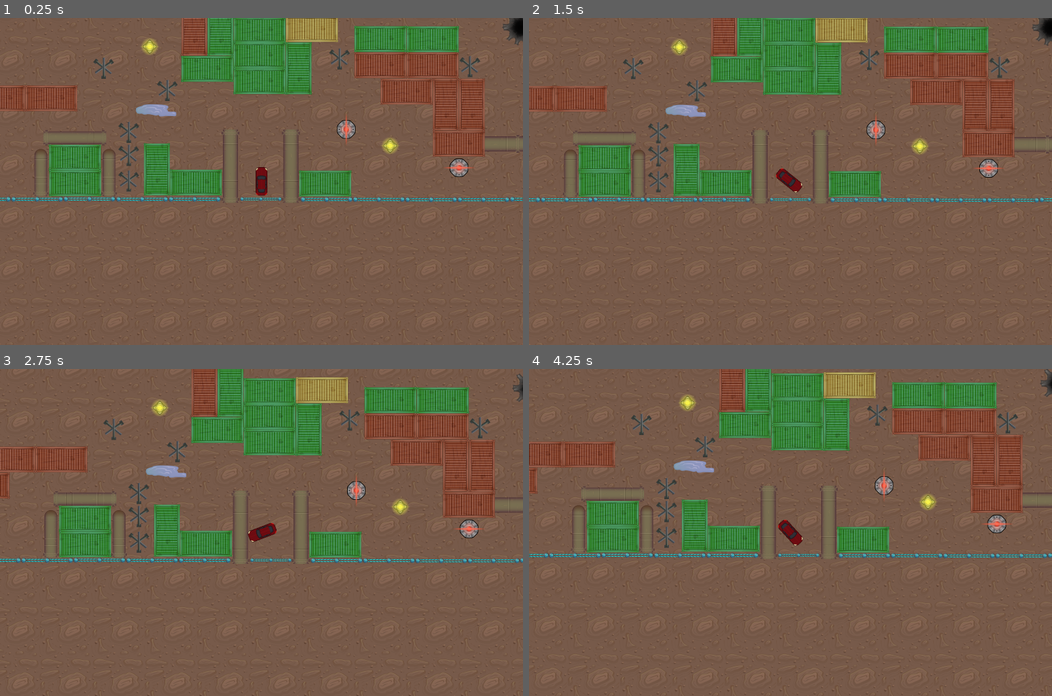
Above: before the commit, frames 1-4 (two rows, left to right).
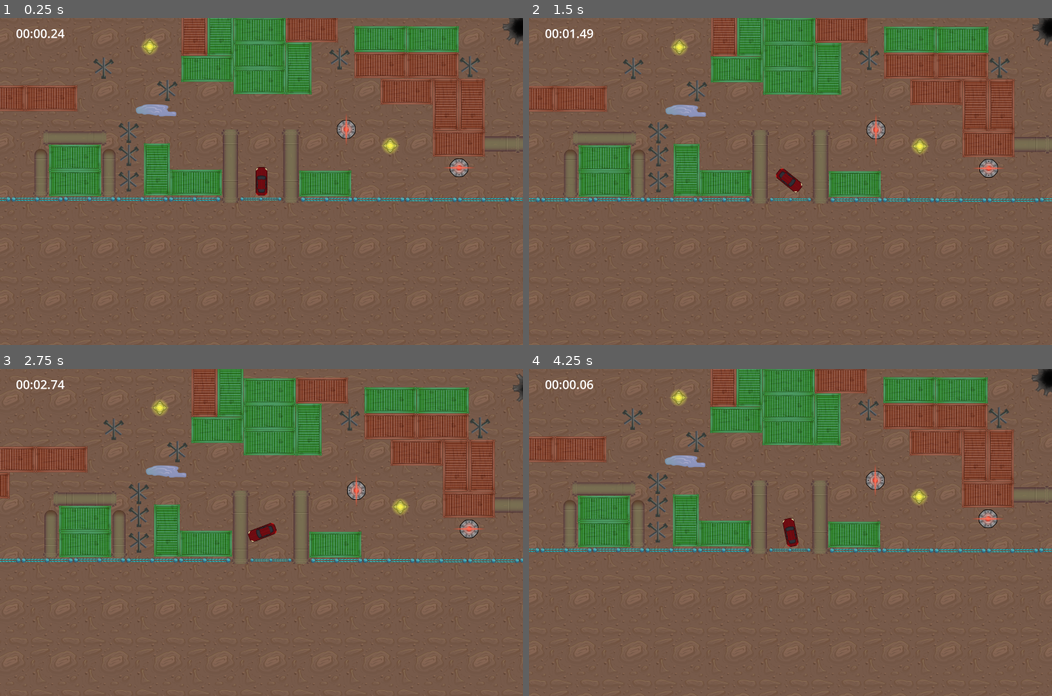
Above: after the commit, the same moments.

Repository: Lennartluber/DriveDeliver
Game: Godot game, scene res://scenes/TestWorld.tscn
The game is run twice, just before and just after one commit, with the same random seed, the same clock (stepped at 60 frames per second) and the same inputs.
Inputs:
- Up to frame 1 (0.25 s): no input
- Up to frame 2 (1.5 s): hold D (right) 0.53-1.28 s; tap Space (ui_select) at 0.77 s; hold S (down) from 1.28 s (still down)
- Up to frame 3 (2.75 s): tap Space (ui_select) at 1.52 s; release S (down) at 2.03 s; hold D (right) from 2.03 s (still down)
- Up to frame 4 (4.25 s): release D (right) at 2.78 s; hold W (up) 2.78-3.53 s; tap Space (ui_select) at 3.02, 3.77 s; hold A (left) from 3.53 s (still down); tap R (restart, bound only after the commit) at 4.15 s

The runs differ from the first frame. In frame 1, 1.0% of the frame differs, in the area x 0-100%, y 0-98%; in frame 2, 1.1%; in frame 3, 1.1%; in frame 4, 19%, in the area x 0-100%, y 0-100%.

Commit message:
I have added a timer

Diff:
--- a/np_ccar_2.tscn
+++ b/np_ccar_2.tscn
@@ -4,10 +4,10 @@
 [ext_resource type="Texture2D" uid="uid://bvco2e0ny7xn6" path="res://2D TOP DOWN PIXEL CARS/Truck/truck_cream.png" id="2_rb4ot"]
 
 [sub_resource type="RectangleShape2D" id="RectangleShape2D_nk0an"]
-size = Vector2(29, 74)
+size = Vector2(32, 78)
 
 [sub_resource type="RectangleShape2D" id="RectangleShape2D_4xjwi"]
-size = Vector2(34, 78)
+size = Vector2(27, 72)
 
 [node name="NPCcar2" type="CharacterBody2D"]
 script = ExtResource("1_gb30x")
@@ -19,9 +19,8 @@
 texture = ExtResource("2_rb4ot")
 
 [node name="CollisionShape2D" type="CollisionShape2D" parent="Area2D"]
-position = Vector2(-0.5, 0)
 shape = SubResource("RectangleShape2D_nk0an")
 
 [node name="CollisionShape2D" type="CollisionShape2D" parent="."]
-position = Vector2(0, 1)
+position = Vector2(-0.5, 0)
 shape = SubResource("RectangleShape2D_4xjwi")
--- a/project.godot
+++ b/project.godot
@@ -46,6 +46,11 @@
 "events": [Object(InputEventKey,"resource_local_to_scene":false,"resource_name":"","device":-1,"window_id":0,"alt_press …(192 unchanged characters)…
 ]
 }
+restart={
+"deadzone": 0.2,
+"events": [Object(InputEventKey,"resource_local_to_scene":false,"resource_name":"","device":-1,"window_id":0,"alt_pressed":false,"shift_pressed":false,"ctrl_pressed":false,"meta_pressed":false,"pressed":false,"keycode":0,"physical_keycode":82,"key_label":0,"unicode":114,"location":0,"echo":false,"script":null)
+]
+}
 
 [physics]
 
--- /dev/null
+++ b/scenes/LevelManager.gd
@@ -0,0 +1,36 @@
+extends Node2D
+
+# Timer variables
+var time_elapsed = 0.0
+var timer_running = true
+
+# Reference to the UI label to display the timer
+@onready var timer_label = %TimerLabel  # Add a Label node in your scene and name it TimerLabel
+@onready var finish_area = $FinishArea   # Reference to your Area2D node for the finish line
+
+func _ready():
+	# Connect the Area2D's body_entered signal
+	finish_area.body_entered.connect(_on_finish_area_body_entered)
+
+func _process(delta):
+	if timer_running:
+		time_elapsed += delta
+		update_timer_display()
+
+	# Check for "R" key press to restart the level
+	if Input.is_action_just_pressed("restart"):
+		get_tree().reload_current_scene()
+
+func update_timer_display():
+	# Format time as minutes:seconds.milliseconds
+	var minutes = int(time_elapsed / 60)
+	var seconds = int(time_elapsed) % 60
+	var milliseconds = int((time_elapsed - int(time_elapsed)) * 100)
+	timer_label.text = "%02d:%02d.%02d" % [minutes, seconds, milliseconds]
+
+func _on_finish_area_body_entered(body):
+	# Check if the body entering is the car (adjust "Car" to your car's node name or group)
+	if body.is_in_group("Player"):  # Replace "Car" with your car's node name
+		timer_running = false
+		print("Level completed! Time: ", timer_label.text)
+		# Optional: Add code to show a completion screen, save the time, etc.
--- a/scenes/TestWorld.tscn
+++ b/scenes/TestWorld.tscn
@@ -1,5 +1,6 @@
-[gd_scene load_steps=33 format=3 uid="uid://d4cm57vspmiln"]
-
+[gd_scene load_steps=35 format=3 uid="uid://d4cm57vspmiln"]
+
+[ext_resource type="Script" uid="uid://dfna7rry6vugr" path="res://scenes/LevelManager.gd" id="1_djwk2"]
 [ext_resource type="Texture2D" uid="uid://2ca6w4mgkqsb" path="res://PNG/Ground_Tile_01_C.png" id="1_mxtr1"]
 [ext_resource type="PackedScene" uid="uid://by7pl6dwvmwtg" path="res://PlayerCar.tscn" id="2_mxtr1"]
 [ext_resource type="Script" uid="uid://mg353le61aqf" path="res://scenes/camera_2d.gd" id="4_21yxg"]
@@ -33,13 +34,17 @@
 [ext_resource type="Texture2D" uid="uid://c7fgp46b8a43f" path="res://2D TOP DOWN PIXEL CARS/Truck/trailer.png" id="31_ifabh"]
 [ext_resource type="PackedScene" uid="uid://cjyflou6sv6b6" path="res://np_ccar_2.tscn" id="32_eq6r1"]
 
-[node name="Node2D" type="Node2D"]
+[sub_resource type="RectangleShape2D" id="RectangleShape2D_t7d68"]
+size = Vector2(219, 298)
+
+[node name="Level1" type="Node2D"]
+script = ExtResource("1_djwk2")
 
 [node name="TextureRect" type="TextureRect" parent="."]
-offset_left = -3237.0
-offset_top = -3209.0
-offset_right = 5799.0
-offset_bottom = 5332.0
+offset_left = -3029.0
+offset_top = -3059.0
+offset_right = 6007.0
+offset_bottom = 5482.0
 texture = ExtResource("1_mxtr1")
 stretch_mode = 1
 
@@ -113,10 +118,6 @@
 [node name="container11" parent="Containers" instance=ExtResource("7_xm70n")]
 position = Vector2(1541, 2636)
 
-[node name="ContainerA" type="Sprite2D" parent="Containers"]
-position = Vector2(1476, 1880)
-texture = ExtResource("15_ge7yi")
-
 [node name="Borders" type="Node2D" parent="."]
 
 [node name="border" parent="Borders" instance=ExtResource("8_ge7yi")]
@@ -560,10 +561,6 @@
 [node name="container10" parent="." instance=ExtResource("7_xm70n")]
 position = Vector2(310, 933)
 
-[node name="ContainerA" type="Sprite2D" parent="."]
-position = Vector2(1223, 933)
-texture = ExtResource("15_ge7yi")
-
 [node name="container11" parent="." instance=ExtResource("7_xm70n")]
 position = Vector2(-230, 1311)
 
@@ -848,7 +845,7 @@
 rotation = 1.5708
 
 [node name="container51" parent="." instance=ExtResource("7_xm70n")]
-position = Vector2(606, -425)
+position = Vector2(605, -424)
 
 [node name="container52" parent="." instance=ExtResource("7_xm70n")]
 position = Vector2(1227, -250)
@@ -860,10 +857,10 @@
 position = Vector2(1816, 477)
 
 [node name="StaticBody2D24" parent="." instance=ExtResource("9_a2f0d")]
-position = Vector2(-111, -628)
+position = Vector2(655, -552)
 
 [node name="StaticBody2D25" parent="." instance=ExtResource("9_a2f0d")]
-position = Vector2(-111, -500)
+position = Vector2(349, -425)
 
 [node name="StaticBody2D26" parent="." instance=ExtResource("9_a2f0d")]
 position = Vector2(2479, -626)
@@ -887,7 +884,7 @@
 position = Vector2(70, -429)
 
 [node name="spikes11" parent="." instance=ExtResource("8_a2f0d")]
-position = Vector2(-430, -841)
+position = Vector2(-259, -661)
 
 [node name="DecorPipeB6" type="Sprite2D" parent="."]
 position = Vector2(2595, 1207)
@@ -1001,7 +998,7 @@
 texture = ExtResource("15_ge7yi")
 
 [node name="Truck3" parent="." instance=ExtResource("30_voxdt")]
-position = Vector2(1960, 880)
+position = Vector2(2554, 382)
 rotation = 0.0
 
 [node name="Truck4" parent="." instance=ExtResource("30_voxdt")]
@@ -1019,7 +1016,7 @@
 [node name="Area2D4" parent="." groups=["Death"] instance=ExtResource("11_21yxg")]
 position = Vector2(2880, -189)
 
-[node name="NPCcar2" parent="." node_paths=PackedStringArray("start_point", "end_point") instance=ExtResource("32_eq6r1")]
+[node name="NPCcar2" parent="." node_paths=PackedStringArray("start_point", "end_point") groups=["Death"] instance=ExtResource("32_eq6r1")]
 position = Vector2(1854, 1593)
 rotation = 4.71239
 scale = Vector2(2.3, 2.3)
@@ -1032,11 +1029,11 @@
 [node name="end point npc car 2" type="Node2D" parent="."]
 position = Vector2(1226, 1619)
 
-[node name="NPCcar3" parent="." node_paths=PackedStringArray("start_point", "end_point") instance=ExtResource("32_eq6r1")]
-position = Vector2(272, -244)
+[node name="NPCcar3" parent="." node_paths=PackedStringArray("start_point", "end_point") groups=["Death"] instance=ExtResource("32_eq6r1")]
+position = Vector2(341, -239)
 rotation = 4.71239
 scale = Vector2(2.3, 2.3)
-speed = 500.0
+speed = 450.0
 start_point = NodePath("../start point3")
 end_point = NodePath("../end point3")
 
@@ -1045,6 +1042,30 @@
 
 [node name="end point3" type="Node2D" parent="."]
 position = Vector2(-355, -239)
+
+[node name="FinishArea" type="Area2D" parent="."]
+position = Vector2(1231, -725)
+
+[node name="CollisionShape2D" type="CollisionShape2D" parent="FinishArea"]
+position = Vector2(-6.5, -21)
+shape = SubResource("RectangleShape2D_t7d68")
+
+[node name="CanvasLayer" type="CanvasLayer" parent="."]
+
+[node name="TimerLabel" type="Label" parent="CanvasLayer"]
+unique_name_in_owner = true
+offset_left = 78.0
+offset_top = 33.0
+offset_right = 274.0
+offset_bottom = 116.0
+theme_override_font_sizes/font_size = 60
+text = "TIMER:"
+
+[node name="StaticBody2D30" parent="." instance=ExtResource("9_a2f0d")]
+position = Vector2(1225, 934)
+
+[node name="StaticBody2D31" parent="." instance=ExtResource("9_a2f0d")]
+position = Vector2(1475, 1882)
 
 [connection signal="body_entered" from="Area2D" to="car" method="_on_area_2d_body_entered"]
 [connection signal="body_entered" from="Area2D2" to="car" method="_on_area_2d_2_body_entered"]
@@ -1053,3 +1074,4 @@
 [connection signal="body_entered" from="blast hole3" to="car" method="_on_blast_hole_3_body_entered"]
 [connection signal="body_entered" from="blast hole4" to="car" method="_on_blast_hole_4_body_entered"]
 [connection signal="body_entered" from="blast hole5" to="car" method="_on_blast_hole_5_body_entered"]
+[connection signal="body_entered" from="FinishArea" to="car" method="_on_finish_body_entered"]
--- a/scenes/car_controller.gd
+++ b/scenes/car_controller.gd
@@ -75,3 +75,7 @@
 func _on_area_2d_area_entered(area: Area2D) -> void:
 	if area.is_in_group("Death"):
 		get_tree().reload_current_scene()
+
+
+func _on_finish_body_entered(body: Node2D) -> void:
+	pass # Replace with function body.
Not shown, added: scenes/LevelManager.gd.uid
